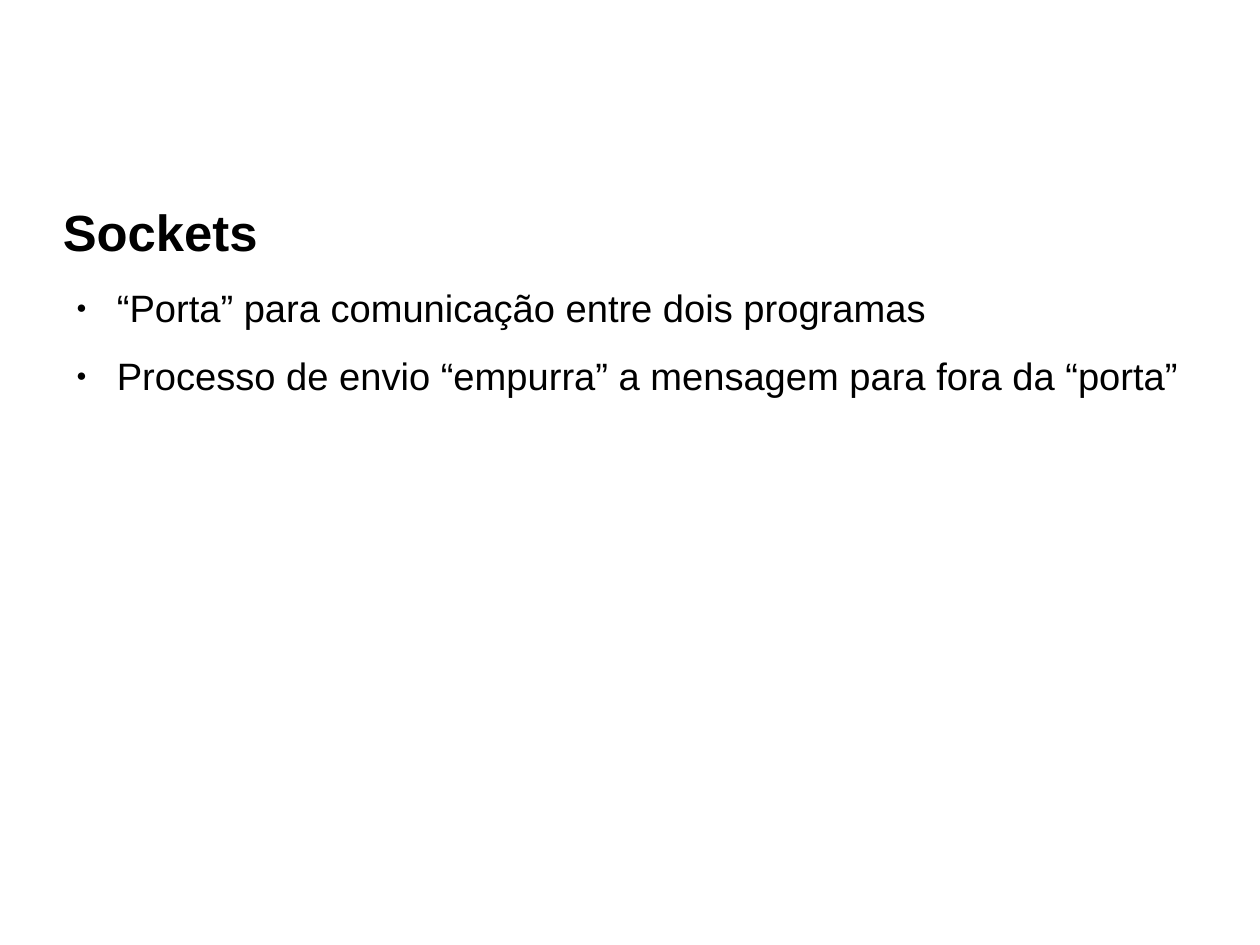
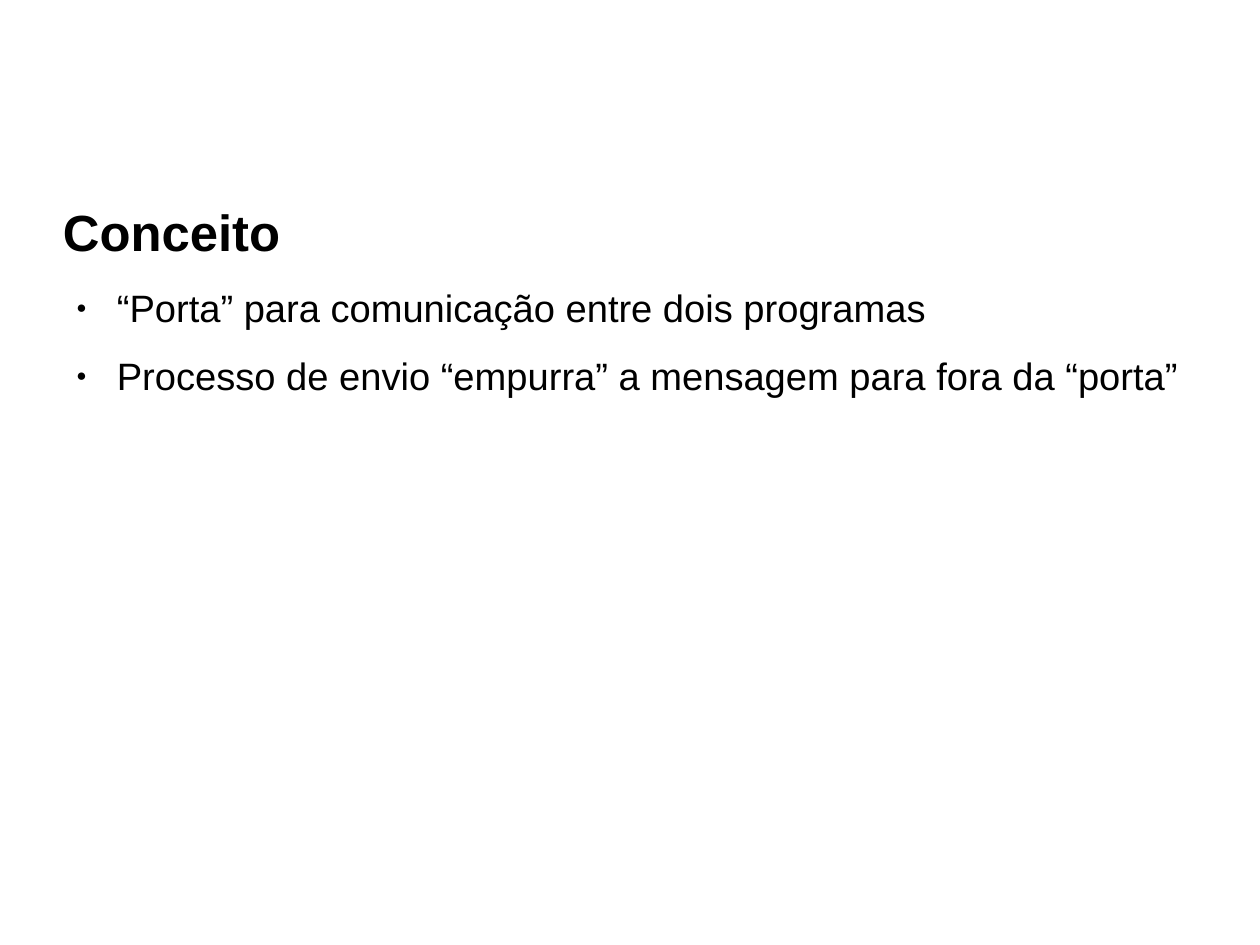
Before and after one commit to redes-2015/l2tp-socket-bug, a slide deck: slide 2 of slides/slides.odp. Drawn at 1260x945 pixels with LibreOffice and Linux fonts; fonts in the diff are those of the drawing; background and template pictures are left out. Boxes give left, top, right and bottom in pixels: in the first picture for what was removed or moved away, otherwise in the second. Text is boxed around its words. In the diff, an @@ line names an element or a change of style, - is before the commit and + after.

```diff
--- a/slides/slides.odp
+++ b/slides/slides.odp
@@ text at (63, 214, 280, 252): text changed @@
-Sockets
+Conceito
```
Also in this commit, not shown: 3 other slides changed, 5 slides added, 2 other files.
